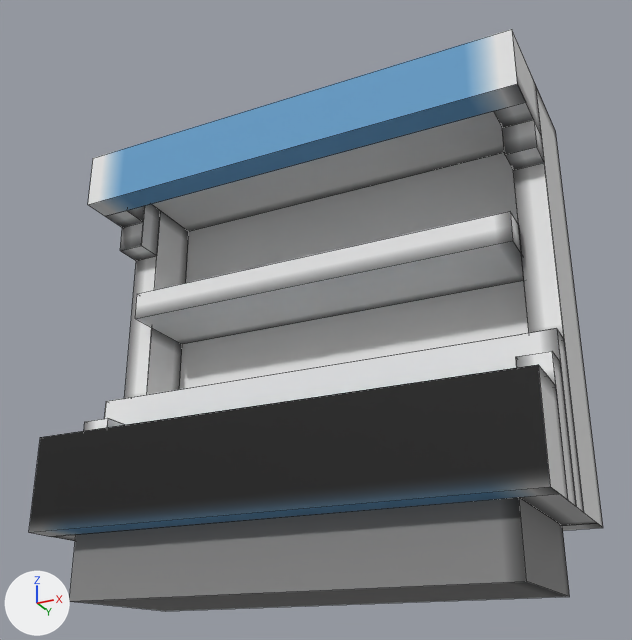
The COLLADA model Assets/Graphics/Models/Fridge/Fridge.dae as it was, and as the next commit left it.
Both versions are drawn from a 50 mm camera at (12.2, -19.7, -10.0) aimed at (0.3, 4.3, 0.8). Arrows for +X, +Y and +Z are at lower left; the lights stay in place. Mesh edges are drawn as thin lines. Vertices at the same position are counted once.

The first picture shows 'Lodowka'.
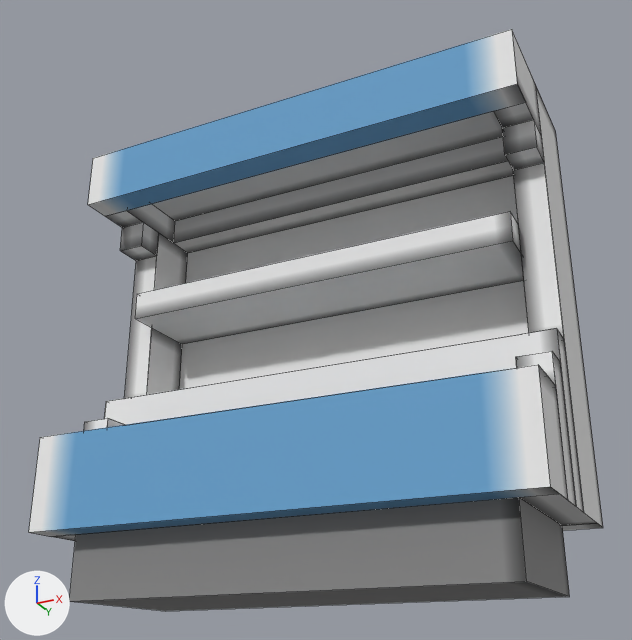
Location of each change, [x1, y1, x2, y2] in pixels of the pictures (632 x 640 px; the box of a moved part takes in the faces that stretch with it):
part 1 of me_lodowka_geom, moved or reshaped: [127, 111, 518, 290] in both
part 2 of me_lodowka_geom, surface changed (black to blue): [29, 365, 550, 532] in both

The edits, one by one:
me_lodowka_geom is used by ob_lodowka; location (0.0, 0.0, 0.0).
me_lodowka_geom had 104 vertices, 70 faces and spanned x -8.0..8.0, y 1.0..8.0, z -8.0..8.0.
me_lodowka_geom now has 106 vertices, 72 faces and spans x -8.0..8.0, y 1.0..8.0, z -8.0..8.0.
Part 1, on me_lodowka_geom:
6 vertices are removed from x -7.0..7.0, y 4.0..7.0, z 7.0.
8 faces are deleted.
8 vertices are added at x -7.0..7.0, y 5.0..7.0, z 6.0..7.0.
10 new faces join them.
me_lodowka_geom part 2: 4 kept faces spanning x -8.0..8.0, y 1.0..7.0, z -6.0..8.0 get new texture (UV) coordinates.
